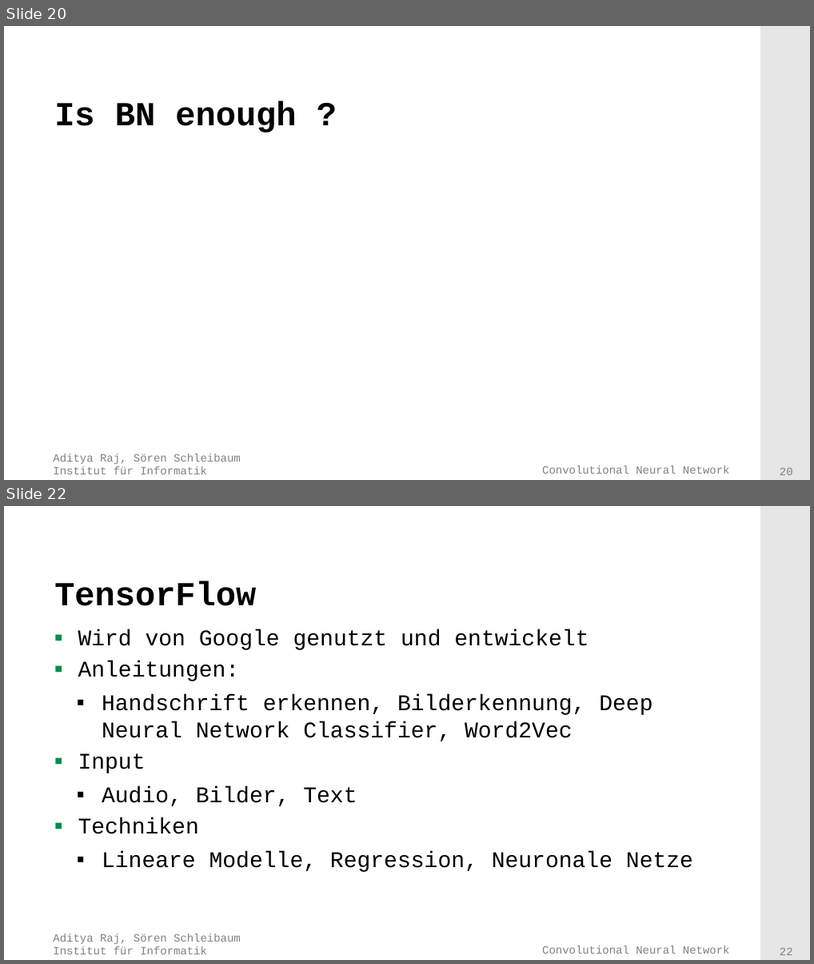
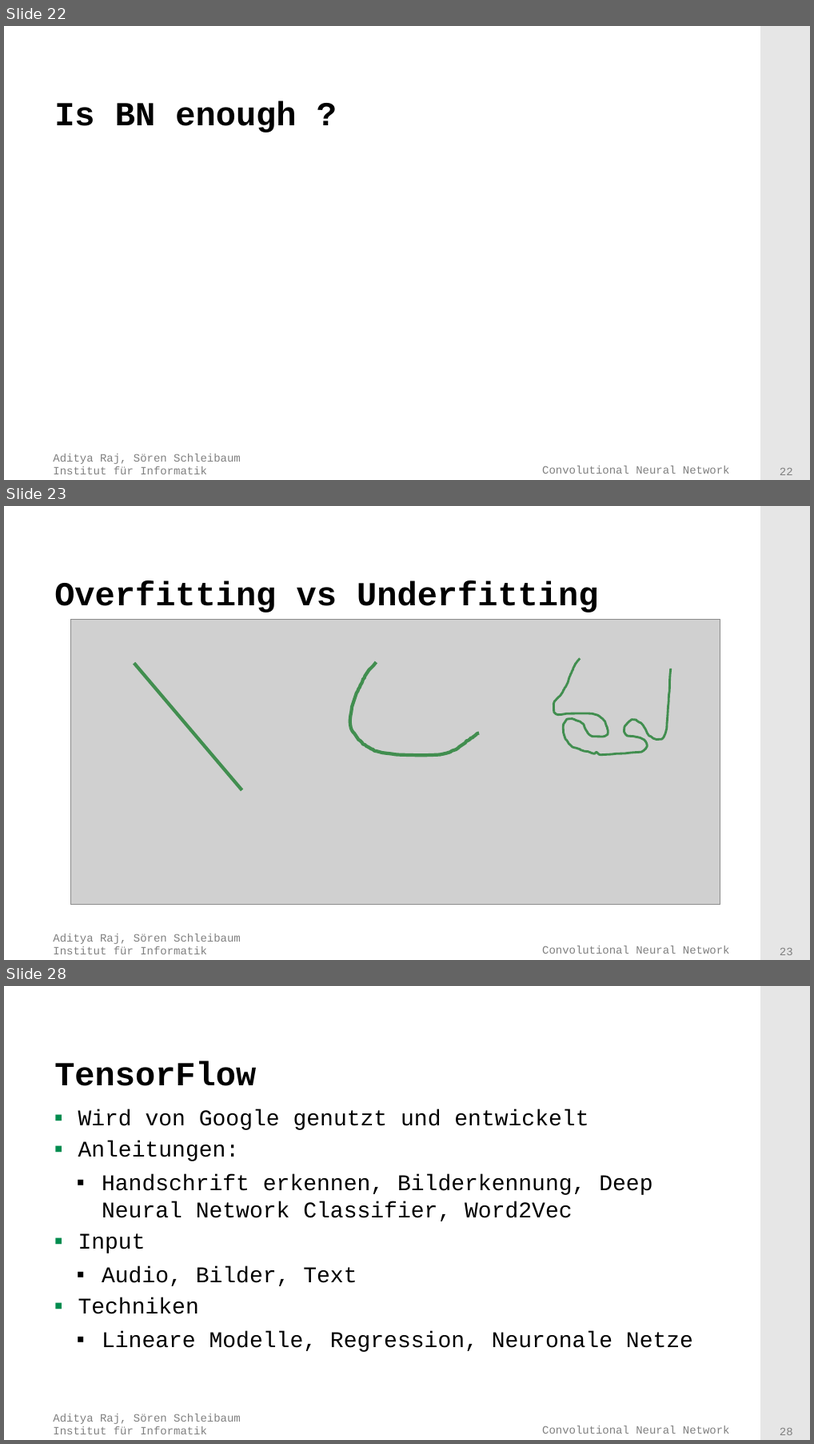
Before and after one commit to adityaraj52/ConvNet, a slide deck: PresentationsAndTalk/Presentation.pptx. Shown one above the other, each under a label of ours: slides 20 and 22 before the commit, slides 22, 23 and 28 after it; the slides between them are not shown. The pictures are 814x964 and 814x1444 pixels, drawn with LibreOffice and Linux fonts; fonts in the diff are those of the drawing; grey boxes stand for pictures; background and template pictures are left out. Boxes give left, top, right and bottom in pixels: in the first picture for what was removed or moved away, otherwise in the second. Text is boxed around its words. In the diff, an @@ line names an element or a change of style, - is before the commit and + after.

```diff
--- a/PresentationsAndTalk/Presentation.pptx
+++ b/PresentationsAndTalk/Presentation.pptx
@@ slide 23 added at <box>4,506,810,960</box>, background #FFFFFF; not listed: 4 template elements that a slide beside it also shows @@
@@ title added at <box>54,580,598,612</box>, 30 pt, text #000000, bold @@
+Overfitting vs Underfitting
@@ picture added at <box>71,619,721,904</box> @@
@@ line added from (134, 664) to (242, 790), #418E4F 3 pt @@
@@ freeform shape added at <box>350,662,479,754</box>, outline #418E4F 3 pt @@
@@ freeform shape added at <box>554,659,671,754</box>, outline #418E4F 2 pt @@
@@ what was slide 20 is now slide 22 @@
@@ page number at <box>780,468,794,475</box>: text changed @@
-20
+22
@@ what was slide 22 is now slide 28 @@
@@ page number at <box>780,1428,794,1435</box>: text changed @@
-22
+28
```
Also in this commit, not shown: 2 slides changed, 5 other slides added.
